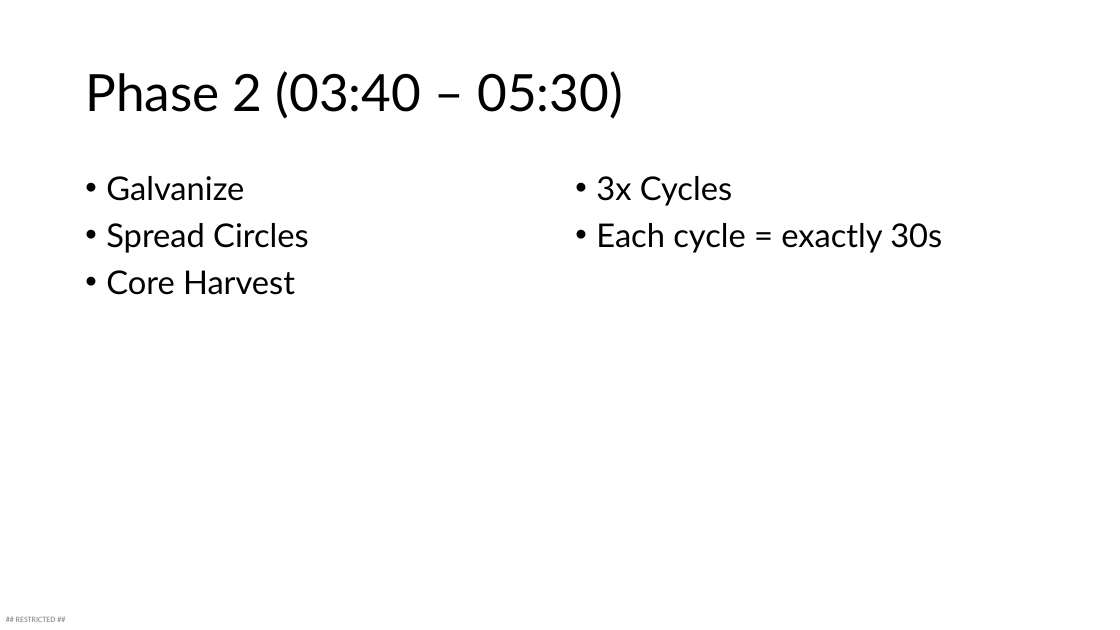
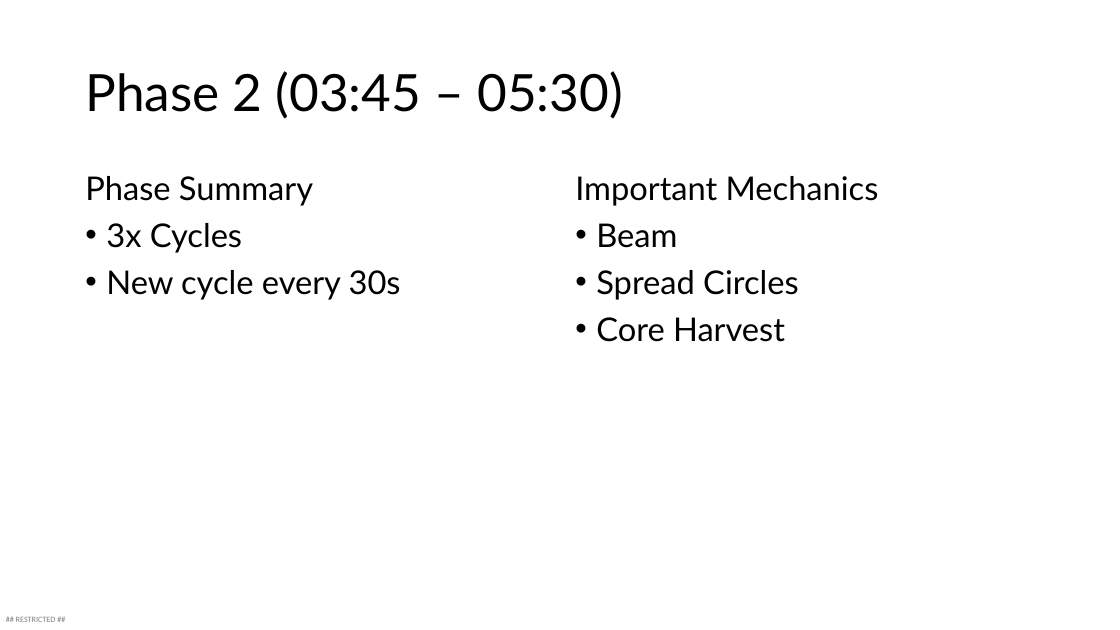
Before and after one commit to kuehbiko/test1, a slide deck: slide 13 of loora.pptx (slide 14 before the commit). Drawn at 1120x630 pixels with LibreOffice and Linux fonts; fonts in the diff are those of the drawing. Boxes give left, top, right and bottom in pixels: in the first picture for what was removed or moved away, otherwise in the second. Text is boxed around its words. In the diff, an @@ line names an element or a change of style, - is before the commit and + after.

```diff
--- a/loora.pptx
+++ b/loora.pptx
@@ title at box(85, 71, 623, 119): text changed @@
-Phase 2 (03:40 – 05:30)
+Phase 2 (03:45 – 05:30)
@@ text at box(85, 176, 401, 300): text changed @@
-• Galvanize
-• Spread Circles
-• Core Harvest
+Phase Summary
+• 3x Cycles
+• New cycle every 30s
@@ text at box(575, 176, 879, 342): text changed @@
-• 3x Cycles
-• Each cycle = exactly 30s
+Important Mechanics
+• Beam
+• Spread Circles
+• Core Harvest
```
Also in this commit, not shown: 13 other slides changed, 4 slides added, 5 slides removed.
